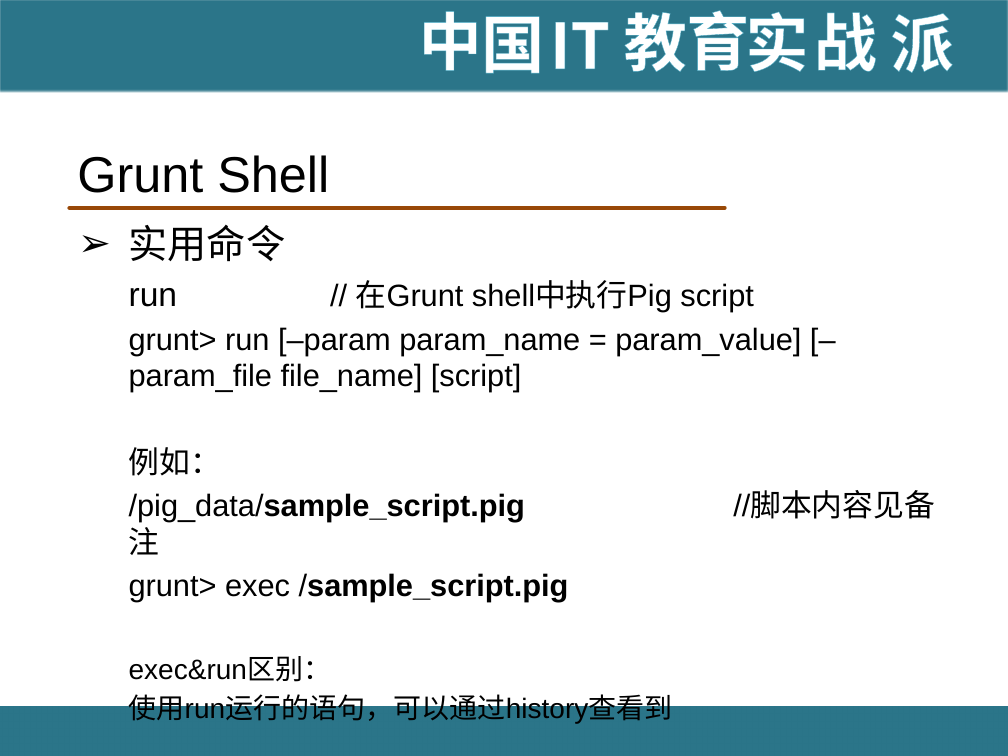
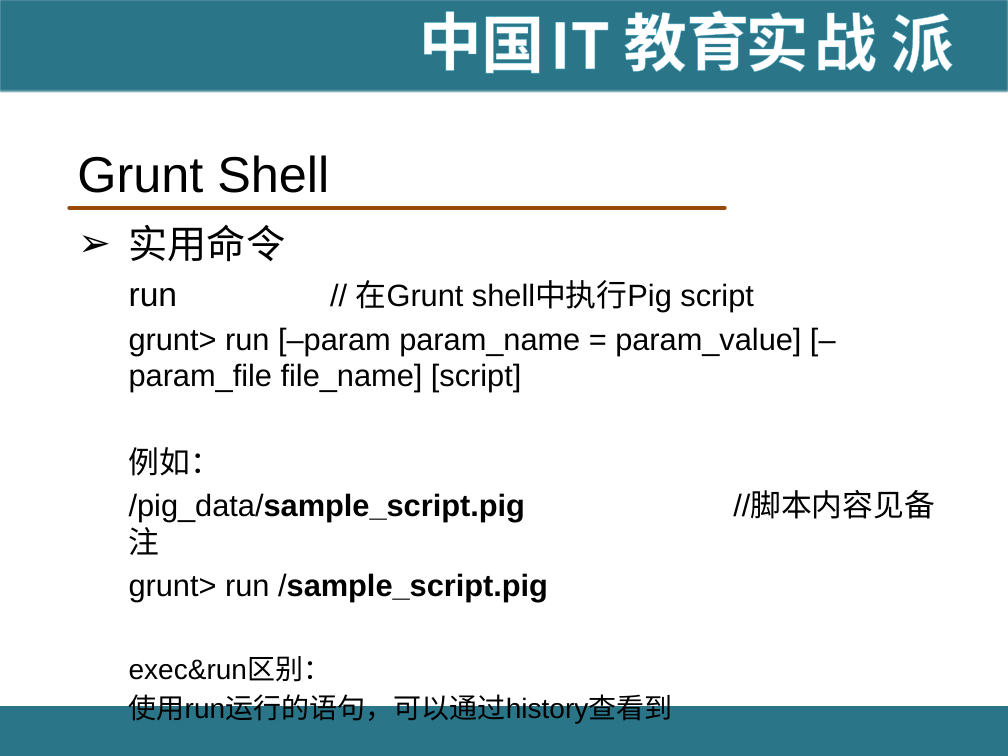
Before and after one commit to hanningxiao/BigData, a slide deck: slide 20 of [IT18掌www.it18zhang.com]Pig.pptx (slide 19 before the commit). Drawn at 1008x756 pixels with LibreOffice and Linux fonts; fonts in the diff are those of the drawing; background and template pictures are left out. Boxes give left, top, right and bottom in pixels: in the first picture for what was removed or moved away, otherwise in the second. Text is boxed around its words. In the diff, an @@ line names an element or a change of style, - is before the commit and + after.

```diff
--- a/[IT18掌www.it18zhang.com]Pig.pptx
+++ b/[IT18掌www.it18zhang.com]Pig.pptx
@@ text at bbox=[129, 573, 548, 601]: text changed @@
-  grunt> exec /sample_script.pig
+  grunt> run /sample_script.pig
```
Also in this commit, not shown: 13 other slides changed, 55 slides added, 1 other file.
